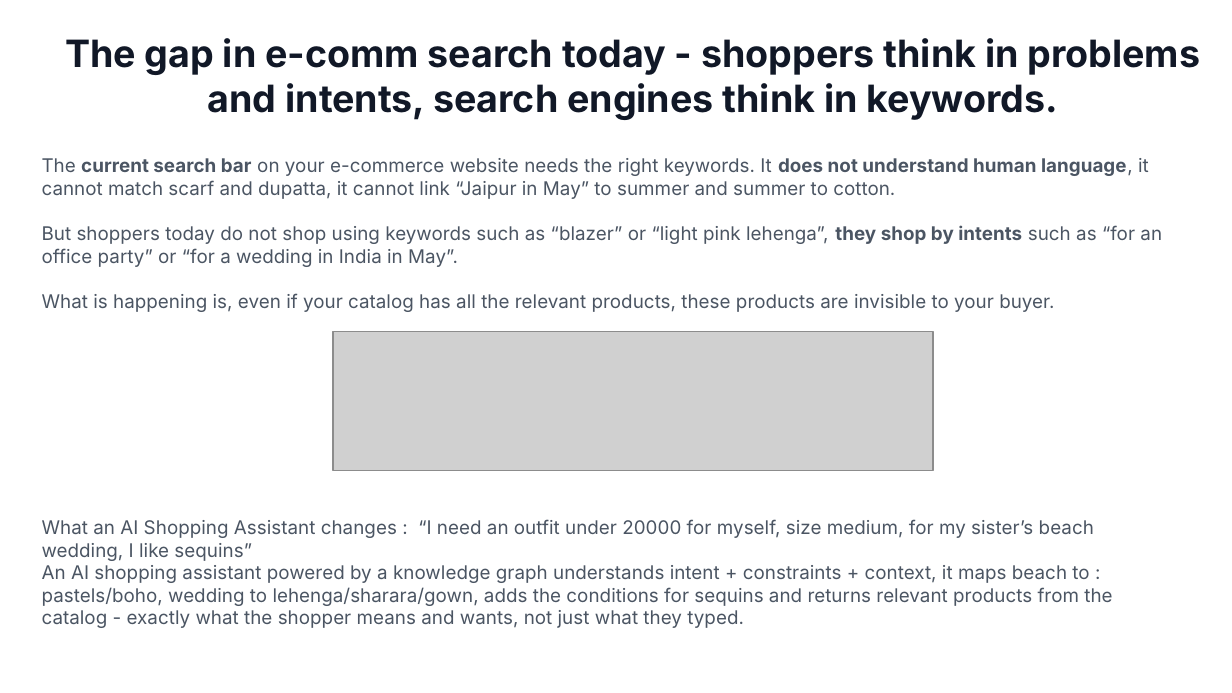
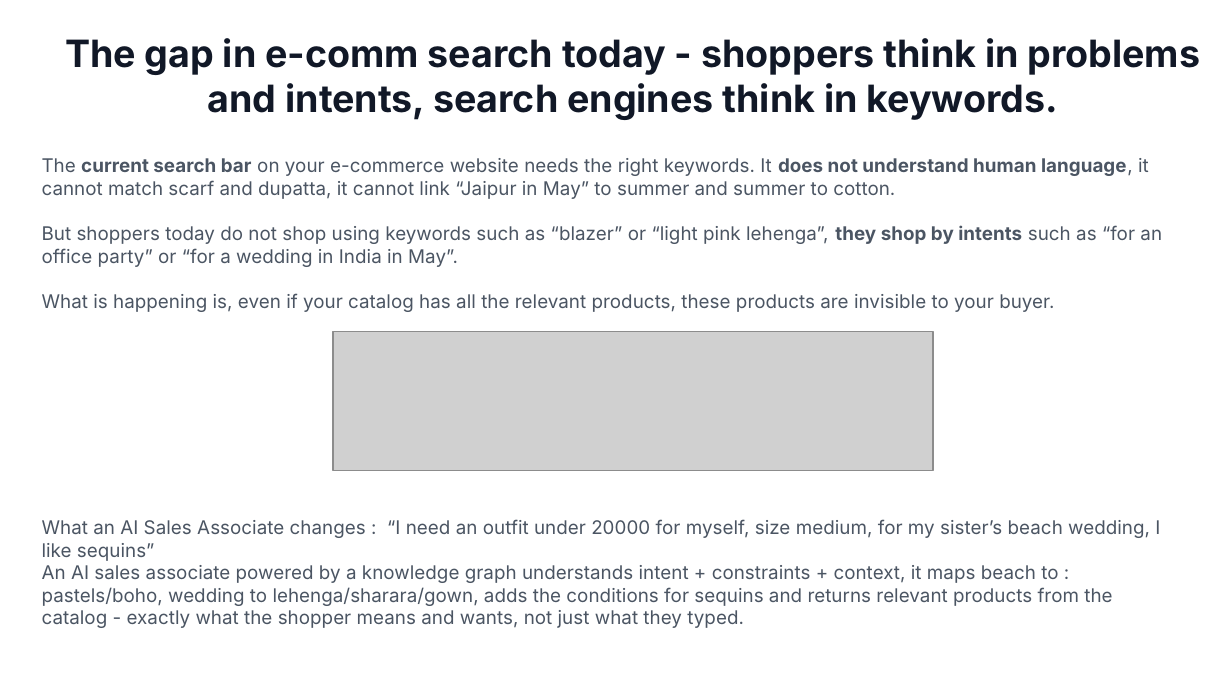
Before and after one commit to aantrikshhh/supersearch-ppt-templates, a slide deck: slide 4 of _base_template.pptx. Drawn at 1232x693 pixels with LibreOffice and Linux fonts; fonts in the diff are those of the drawing; grey boxes stand for pictures. Boxes give left, top, right and bottom in pixels: in the first picture for what was removed or moved away, otherwise in the second. Text is boxed around its words. In the diff, an @@ line names an element or a change of style, - is before the commit and + after.

```diff
--- a/_base_template.pptx
+++ b/_base_template.pptx
@@ text at box(42, 519, 1160, 628): text changed @@
-What an AI Shopping Assistant changes : “I need an outfit under 20000 for myself, size medium, for my sister’s beach wedding, I like sequins”
-An AI shopping assistant powered by a knowledge graph understands intent + constraints + context, it maps beach to : pastels/boho, wedding to lehenga/sharara/gown, adds the conditions for sequins and returns relevant products from the catalog - exactly what the shopper means and wants, not just what they typed.
+What an AI Sales Associate changes : “I need an outfit under 20000 for myself, size medium, for my sister’s beach wedding, I like sequins”
+An AI sales associate powered by a knowledge graph understands intent + constraints + context, it maps beach to : pastels/boho, wedding to lehenga/sharara/gown, adds the conditions for sequins and returns relevant products from the catalog - exactly what the shopper means and wants, not just what they typed.
```
Also in this commit, not shown: 2 other slides changed, 6 other files.
